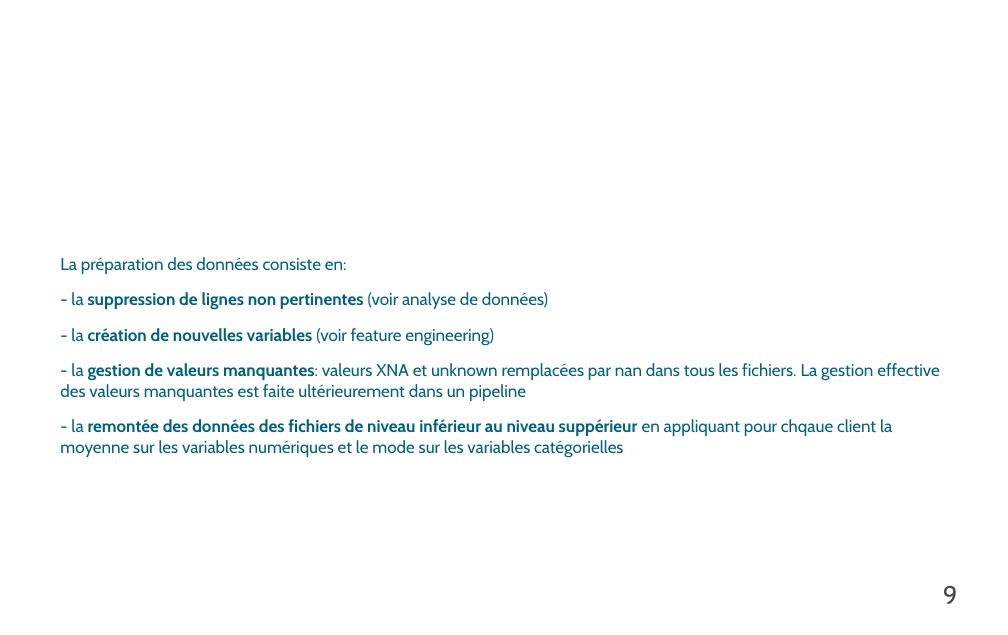
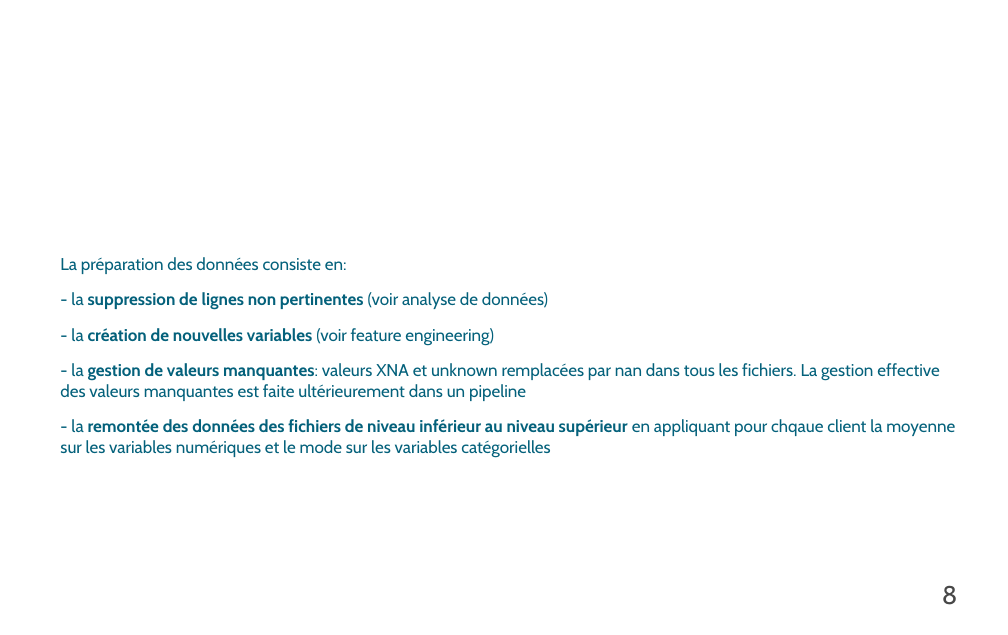
Before and after one commit to pyb-data/credit_scoring, a slide deck: slide 8 of P_07_Presentation.odp (slide 9 before the commit). Drawn at 1008x635 pixels with LibreOffice and Linux fonts; fonts in the diff are those of the drawing; background and template pictures are left out. Boxes give left, top, right and bottom in pixels: in the first picture for what was removed or moved away, otherwise in the second. Text is boxed around its words. In the diff, an @@ line names an element or a change of style, - is before the commit and + after.

```diff
--- a/P_07_Presentation.odp
+++ b/P_07_Presentation.odp
@@ text at [60,419,955,458]: text changed @@
-- la remontée des données des fichiers de niveau inférieur au niveau suppérieur en appliquant pour chqaue client la moyenne sur les variables numériques et le mode sur les variables catégorielles
+- la remontée des données des fichiers de niveau inférieur au niveau supérieur en appliquant pour chqaue client la moyenne sur les variables numériques et le mode sur les variables catégorielles
@@ page number at [942,585,958,605]: text changed @@
-9
+8
```
Also in this commit, not shown: 16 other slides changed, 3 slides added, 3 slides removed, 1 other file.
